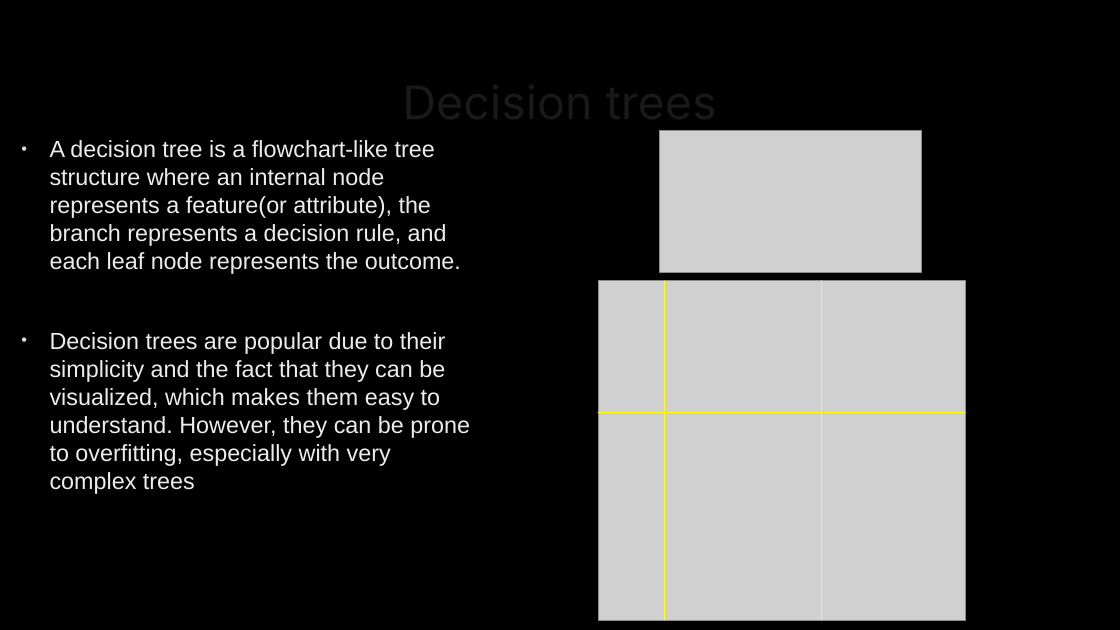
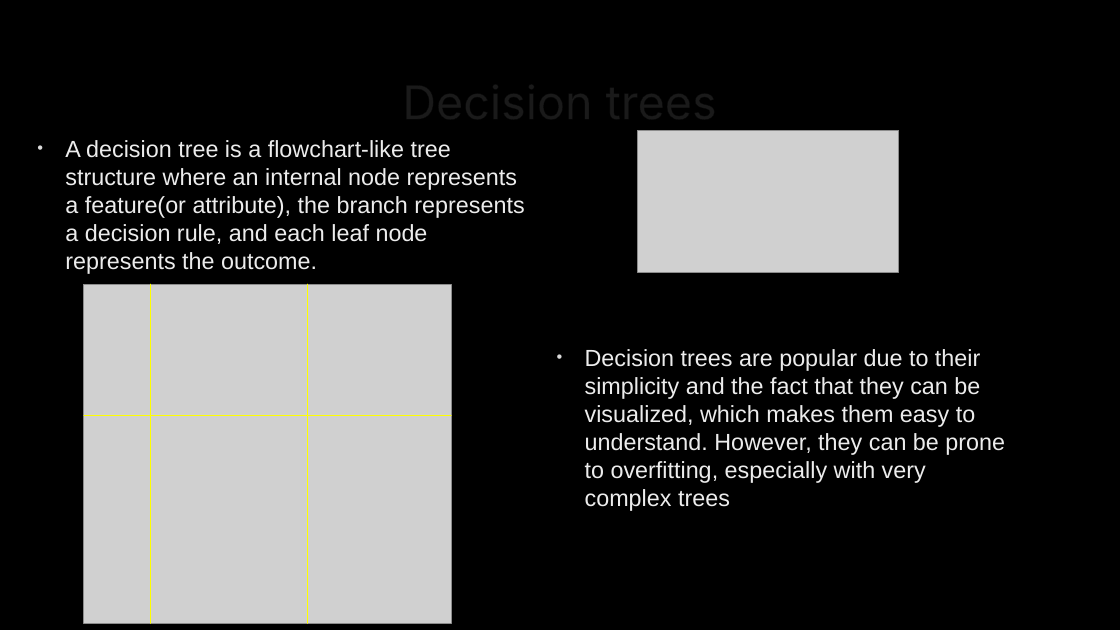
Before and after one commit to farshadmrd/random_forest, a slide deck: slide 3 of random_forest.pptx. Drawn at 1120x630 pixels with LibreOffice and Linux fonts; fonts in the diff are those of the drawing; grey boxes stand for pictures; background and template pictures are left out. Boxes give left, top, right and bottom in pixels: in the first picture for what was removed or moved away, otherwise in the second. Text is boxed around its words. In the diff, an @@ line names an element or a change of style, - is before the commit and + after.

```diff
--- a/random_forest.pptx
+++ b/random_forest.pptx
@@ text "A decision tree is a ...": place and size @@
-text "A decision tree is a ..." at box(50, 140, 470, 494)
+text "A decision tree is a ..." at box(65, 140, 524, 274)
@@ picture: place and size @@
-picture at box(660, 130, 921, 272)
+picture at box(637, 130, 898, 272)
@@ text at box(50, 332, 470, 494): paragraph removed @@
-• Decision trees are popular due to their simplicity and the fact that they can be visualized, which makes them easy to understand. However, they can be prone to overfitting, especially with very complex trees
@@ text added at box(585, 349, 1005, 511), 20 pt, text #ECECEC @@
+• Decision trees are popular due to their simplicity and the fact that they can be visualized, which makes them easy to understand. However, they can be prone to overfitting, especially with very complex trees
@@ 3 lines, 1 picture: place and size @@
-3 lines, 1 picture at box(598, 281, 965, 620)
+3 lines, 1 picture at box(84, 284, 451, 623)
```
Also in this commit, not shown: 1 other slide changed.
